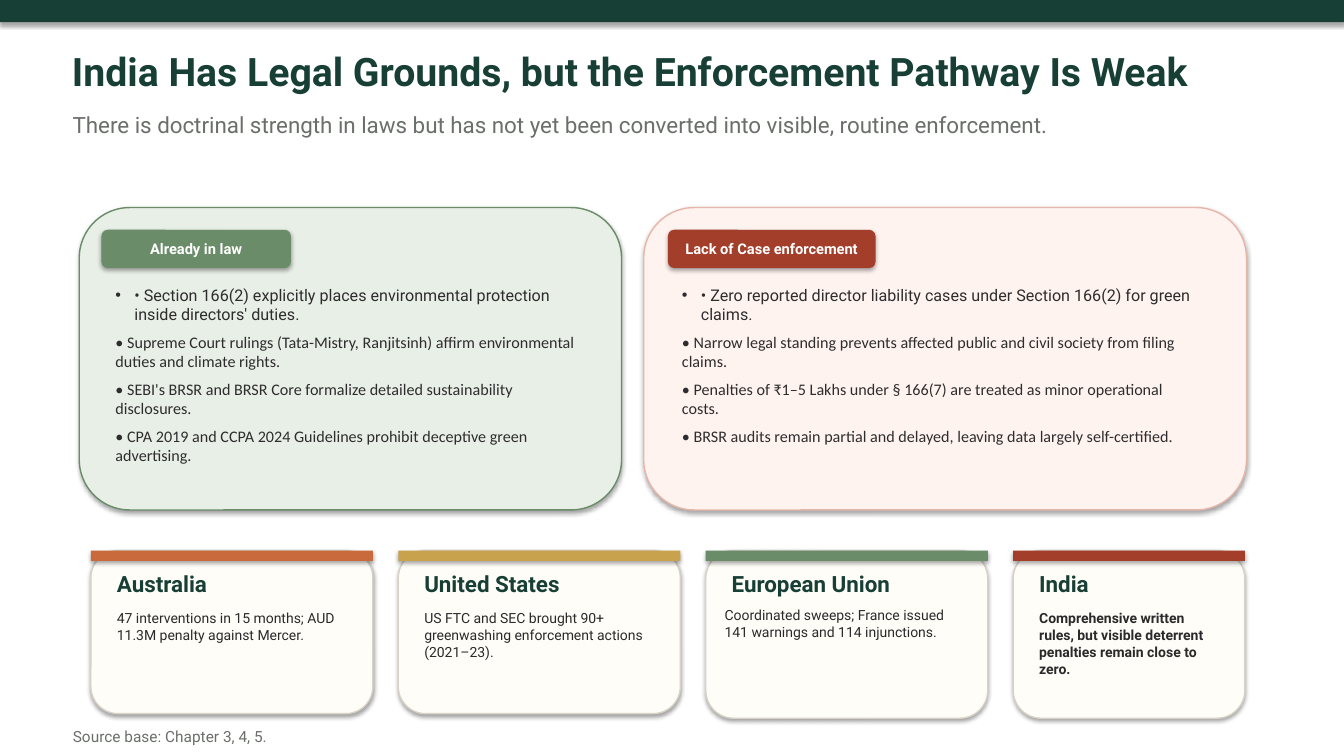
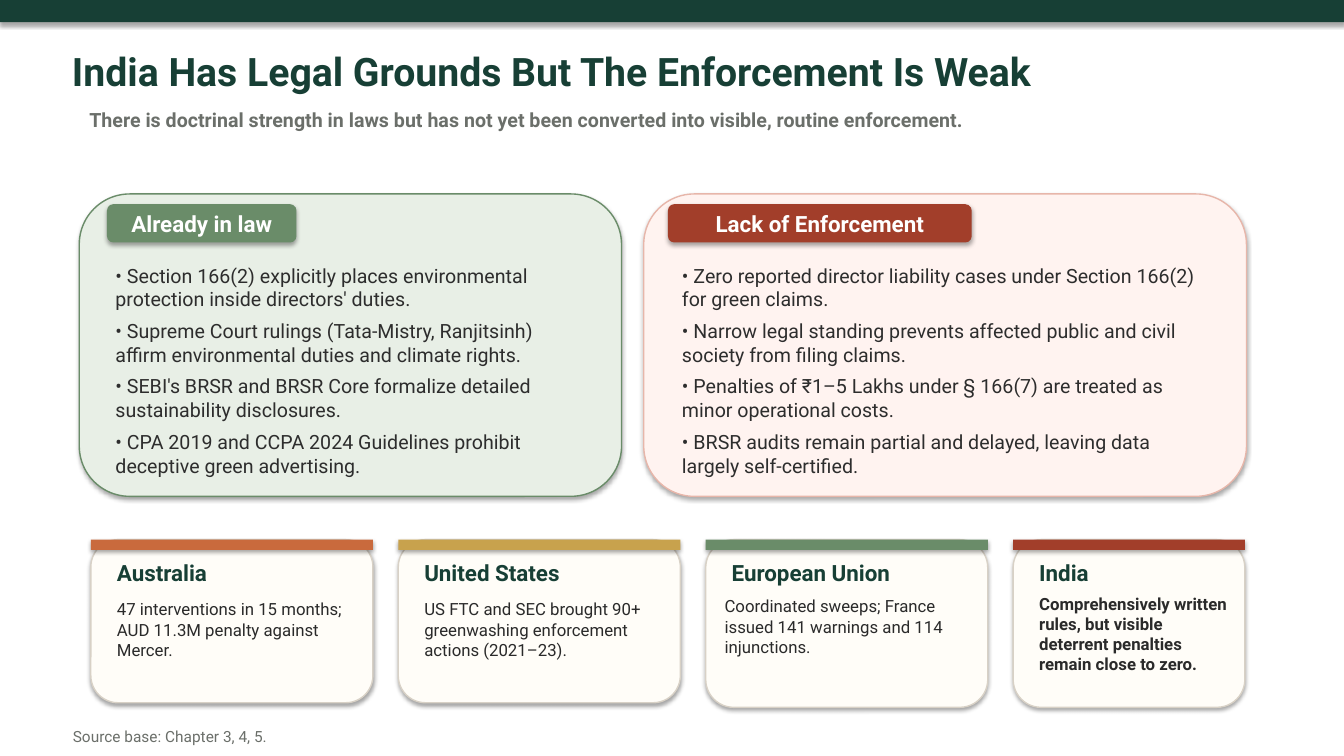
Before and after one commit to atul516/Final-VIva, a slide deck: slide 15 of Thesis Defence Presentation Final.pptx. Drawn at 1344x756 pixels with LibreOffice and Linux fonts; fonts in the diff are those of the drawing. Boxes give left, top, right and bottom in pixels: in the first picture for what was removed or moved away, otherwise in the second. Text is boxed around its words. In the diff, an @@ line names an element or a change of style, - is before the commit and + after.

Commit message:
docs: update thesis presentation slides and create comprehensive thesis text document

```diff
--- a/Thesis Defence Presentation Final.pptx
+++ b/Thesis Defence Presentation Final.pptx
@@ text at <box>72,56,1031,94</box>: text changed @@
-India Has Legal Grounds, but the Enforcement Pathway Is Weak
+India Has Legal Grounds But The Enforcement Is Weak
@@ text "There is doctrinal strength in ...": place and size @@
-text "There is doctrinal strength in ..." at <box>73,116,1047,138</box>
+text "There is doctrinal strength in ..." at <box>89,112,963,131</box>
@@ text "There is doctrinal strength in ..." at <box>89,112,963,131</box>: size 16 to 14 pt, bold on @@
@@ rounded rectangle: place and size @@
-rounded rectangle at <box>80,208,622,510</box>
+rounded rectangle at <box>80,194,622,496</box>
@@ rounded rectangle "Already in law": place and size @@
-rounded rectangle "Already in law" at <box>102,230,291,268</box>
+rounded rectangle "Already in law" at <box>107,205,296,243</box>
@@ rounded rectangle "Already in law" at <box>107,205,296,243</box>: size 10.5 to 16 pt @@
@@ rounded rectangle: place and size @@
-rounded rectangle at <box>644,208,1247,510</box>
+rounded rectangle at <box>644,194,1247,496</box>
@@ rounded rectangle "Lack of Enforcement": place and size @@
-rounded rectangle "Lack of Enforcement" at <box>668,230,876,268</box>
+rounded rectangle "Lack of Enforcement" at <box>668,205,972,243</box>
@@ text in rounded rectangle at <box>716,215,924,233</box>: text changed; size 10.5 to 16 pt @@
-Lack of Case enforcement
+Lack of Enforcement
@@ text "• Section 166(2) explicitly places ...": place and size @@
-text "• Section 166(2) explicitly places ..." at <box>115,288,574,464</box>
+text "• Section 166(2) explicitly places ..." at <box>115,267,533,477</box>
@@ text "• Section 166(2) explicitly places ..." at <box>115,267,533,477</box>: size 11.5 to 14 pt; font Calibri to Roboto in "• Supreme Court rulings (Tata-Mistry, Ranjitsinh) affirm ...", "• SEBI's BRSR and BRSR Core formalize ...", "• CPA 2019 and CCPA 2024 Guidelines ..."; bullet • to none @@
@@ text "• Zero reported director liability ...": place and size @@
-text "• Zero reported director liability ..." at <box>682,288,1190,445</box>
+text "• Zero reported director liability ..." at <box>682,267,1195,477</box>
@@ text "• Zero reported director liability ..." at <box>682,267,1195,477</box>: size 11.5 to 14 pt; font Calibri to Roboto in "• Narrow legal standing prevents affected public ...", "• Penalties of ₹1–5 Lakhs under § ...", "• BRSR audits remain partial and delayed, ..."; bullet • to none @@
@@ 4 texts, 4 rounded rectangles, 4 rectangles: place and size @@
-4 texts, 4 rounded rectangles, 4 rectangles at <box>91,551,1245,718</box>
+4 texts, 4 rounded rectangles, 4 rectangles at <box>91,539,1245,707</box>
@@ text "47 interventions in 15 months; ...": place and size @@
-text "47 interventions in 15 months; ..." at <box>117,612,334,643</box>
+text "47 interventions in 15 months; ..." at <box>117,602,341,656</box>
@@ text "US FTC and SEC brought ...": place and size @@
-text "US FTC and SEC brought ..." at <box>424,612,643,660</box>
+text "US FTC and SEC brought ..." at <box>424,602,640,660</box>
@@ size 10 to 12 pt in 3 elements at <box>117,602,341,656</box>, <box>424,602,640,660</box>, <box>725,599,942,657</box> @@
@@ text "Coordinated sweeps; France issued 141 ...": place and size @@
-text "Coordinated sweeps; France issued 141 ..." at <box>725,609,944,640</box>
+text "Coordinated sweeps; France issued 141 ..." at <box>725,599,942,657</box>
@@ text at <box>1039,597,1227,670</box>: text changed; size 10 to 12 pt @@
-Comprehensive written rules, but visible deterrent penalties remain close to zero.
+Comprehensively written rules, but visible deterrent penalties remain close to zero.
```
Also in this commit, not shown: 15 other slides changed, 1 other file.
